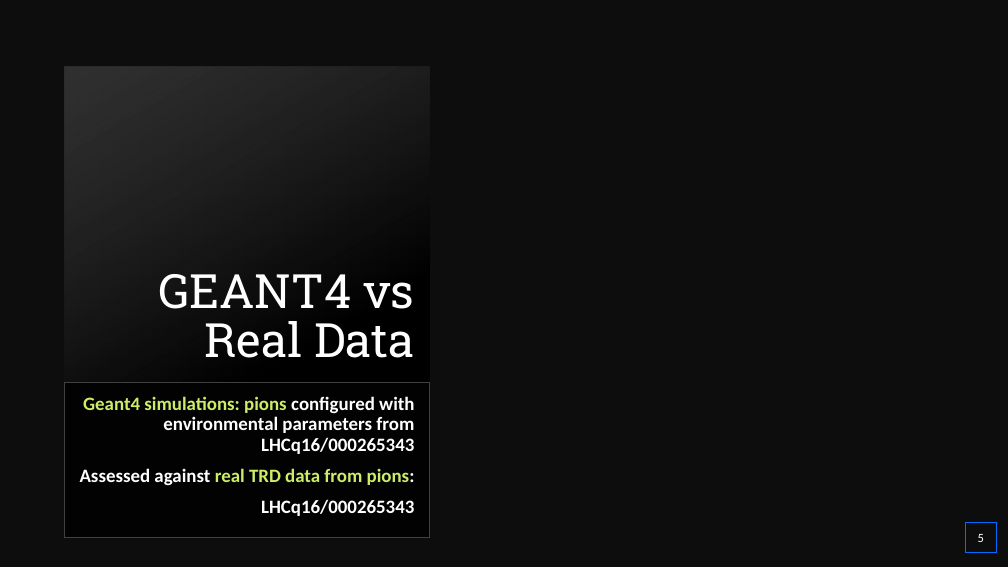
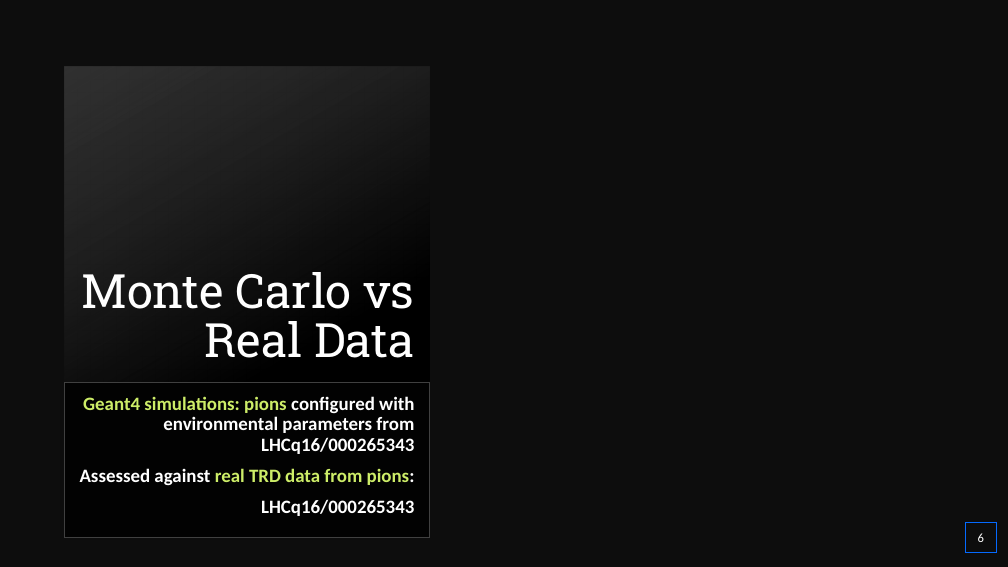
Before and after one commit to PsycheShaman/MSc-thesis, a slide deck: slide 6 of TRD Meeting Presentation.pptx (slide 5 before the commit). Drawn at 1008x567 pixels with LibreOffice and Linux fonts; fonts in the diff are those of the drawing; background and template pictures are left out. Boxes give left, top, right and bottom in pixels: in the first picture for what was removed or moved away, otherwise in the second. Text is boxed around its words. In the diff, an @@ line names an element or a change of style, - is before the commit and + after.

Commit message:
TRD presentation

```diff
--- a/TRD Meeting Presentation.pptx
+++ b/TRD Meeting Presentation.pptx
@@ title at [81,272,414,358]: text changed @@
-GEANT4 vs Real Data
+Monte Carlo vs Real Data
@@ page number at [978,533,984,542]: text changed @@
-5
+6
```
Also in this commit, not shown: 6 slides added.
